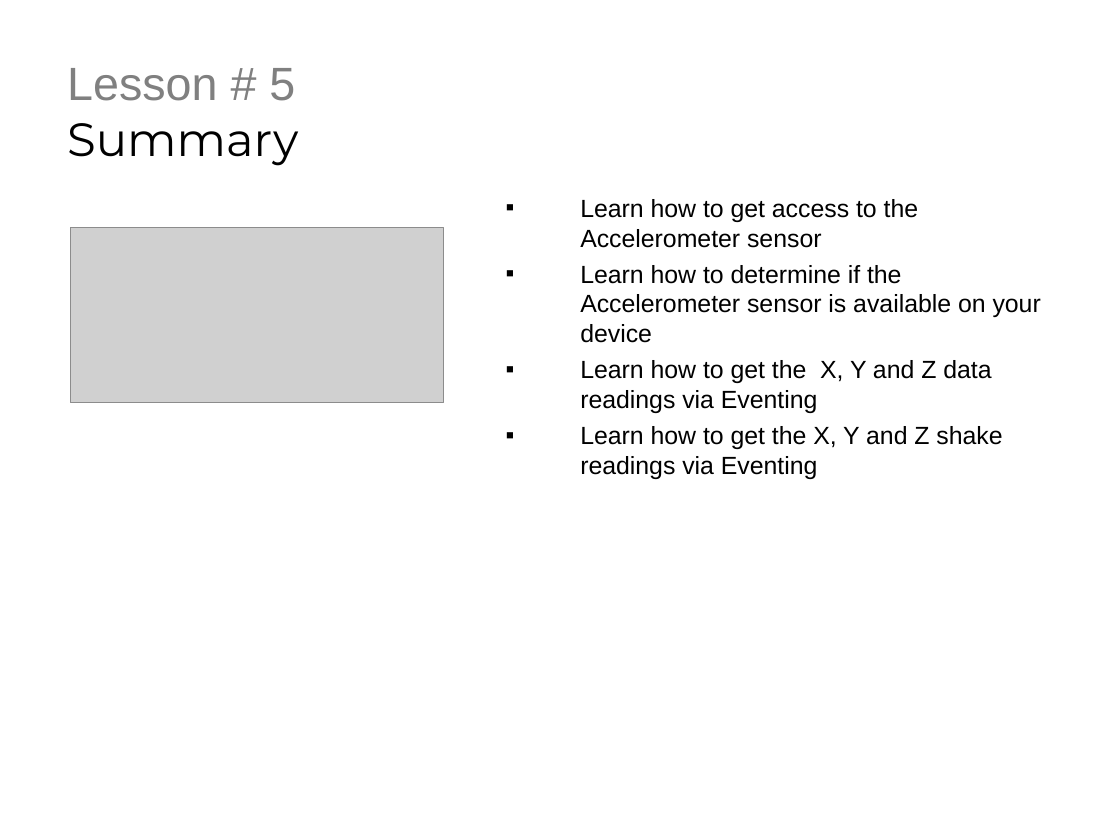
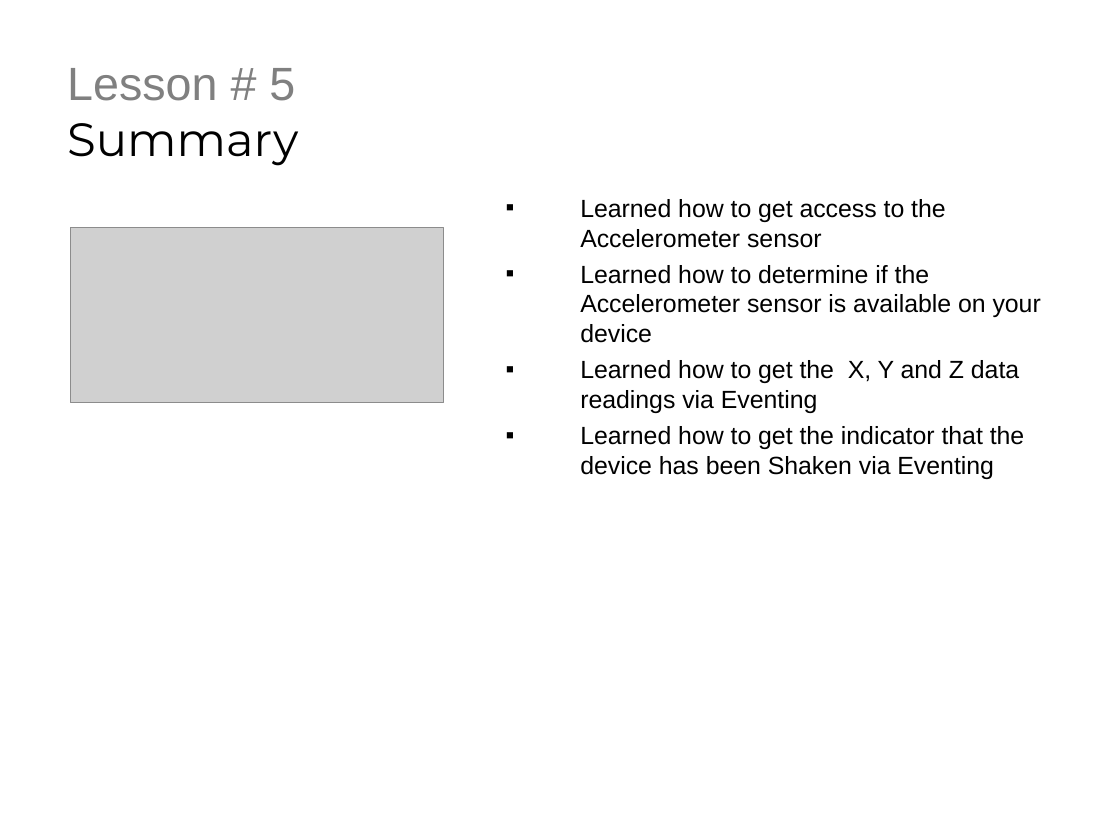
Before and after one commit to derikwhittaker/LiveLessons.WinRT, a slide deck: slide 3 of Chapter.8.DeviceSensors/Lesson.5.Accelerometer/Chapter.8.Lesson.5.ppt. Drawn at 1120x840 pixels with LibreOffice and Linux fonts; fonts in the diff are those of the drawing; grey boxes stand for pictures; background and template pictures are left out. Boxes give left, top, right and bottom in pixels: in the first picture for what was removed or moved away, otherwise in the second. Text is boxed around its words. In the diff, an @@ line names an element or a change of style, - is before the commit and + after.

Commit message:
updatd the ppt for shake reading

```diff
--- a/Chapter.8.DeviceSensors/Lesson.5.Accelerometer/Chapter.8.Lesson.5.ppt
+++ b/Chapter.8.DeviceSensors/Lesson.5.Accelerometer/Chapter.8.Lesson.5.ppt
@@ text at box(580, 199, 1041, 479): text changed @@
-▪ Learn how to get access to the Accelerometer sensor
-▪ Learn how to determine if the Accelerometer sensor is available on your device
-▪ Learn how to get the X, Y and Z data readings via Eventing
-▪ Learn how to get the X, Y and Z shake readings via Eventing
+▪ Learned how to get access to the Accelerometer sensor
+▪ Learned how to determine if the Accelerometer sensor is available on your device
+▪ Learned how to get the X, Y and Z data readings via Eventing
+▪ Learned how to get the indicator that the device has been Shaken via Eventing
```
Also in this commit, not shown: 1 other slide changed.
